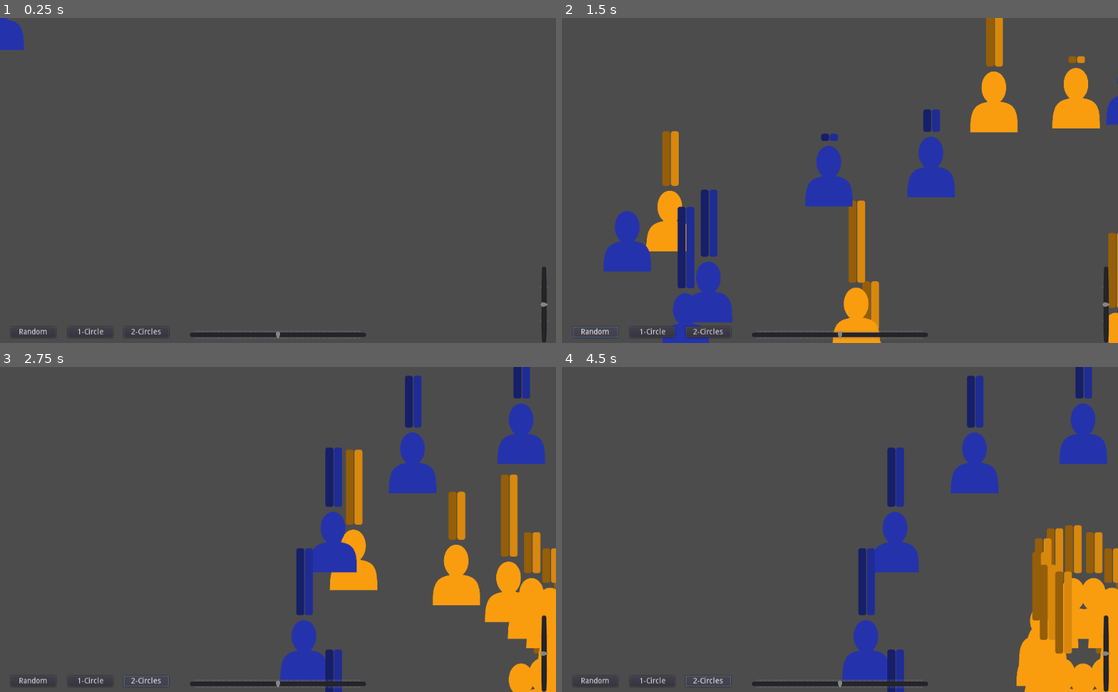
Above: before the commit, frames 1-4 (two rows, left to right).
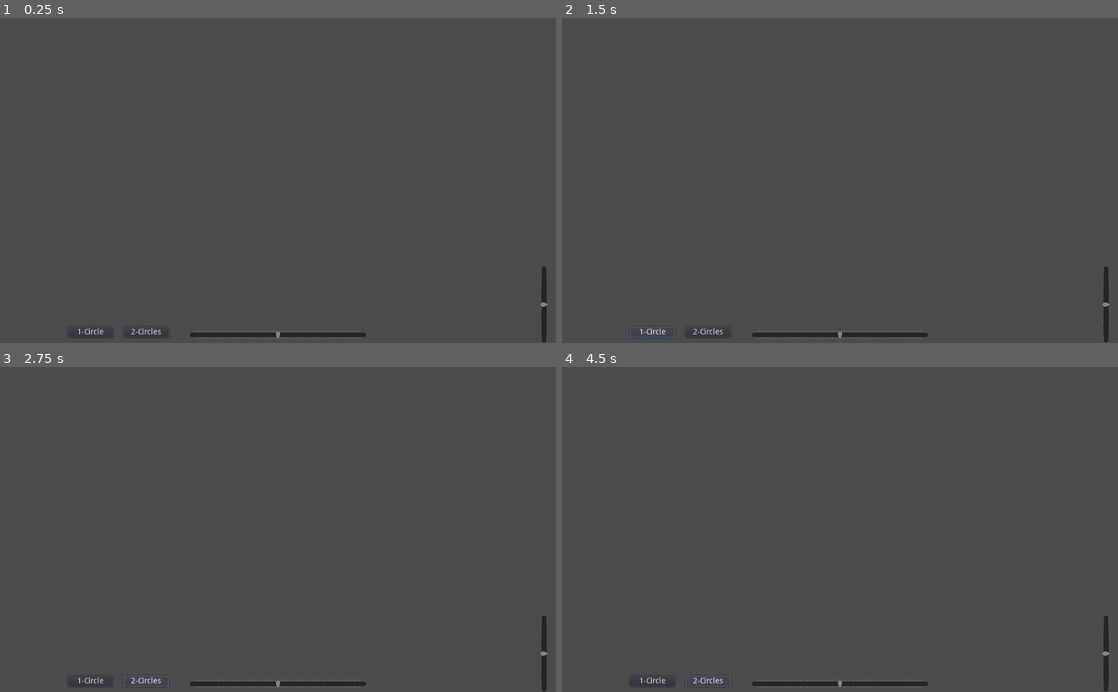
Above: after the commit, the same moments.

Repository: Maaack/Supply-and-Demand-Simulator
Game: Godot game, scene res://Scenes/Main/Main.tscn
Same seed, same stepped clock (60 frames per second), same inputs: the game is played once before the commit and once after it.
Inputs (mouse positions are in pixels of both pictures, inside the frame that each line leads up to):
- Up to frame 1 (0.25 s): no input
- Up to frame 2 (1.5 s): click (595, 333) at 0.5 s, where only the run before the commit has a clickable "Random"; click "1-Circle" at 1.25 s
- Up to frame 3 (2.75 s): click "2-Circles" at 2 s
- Up to frame 4 (4.5 s): click (595, 682) at 2.75 s, where only the run before the commit has a clickable "Random"; click "1-Circle" at 3.5 s; click "2-Circles" at 4.25 s

The runs differ from the first frame. In frame 1, 0.4% of the frame differs, in the area x 0-9%, y 0-98%; in frame 2, 13%; in frame 3, 14%, in the area x 3-100%, y 0-100%; in frame 4, 13%.
Error after the commit: Parse Error: Can't preload resource at path: res://Scenes/Characters/BaseCharacter.tscn (res://Scenes/World2D/World2D.gd:10)

Commit message:
INIT-03: Centers camera and removes random layout.

Diff:
--- a/Scenes/Characters/BaseCharacter.tscn
+++ b/Scenes/Characters/BaseCharacter.tscn
@@ -1,7 +1,7 @@
 [gd_scene load_steps=4 format=2]
 
 [ext_resource path="res://Scenes/UI/BasicBar/DoubleBarUI/DoubleBarUI.tscn" type="PackedScene" id=1]
-[ext_resource path="res://Assets/Sourced/Icons/character.png" type="Texture" id=2]
+[ext_resource path="res://Assets/Sourced/Icons/character_96x96.png" type="Texture" id=2]
 [ext_resource path="res://Scenes/Characters/BaseCharacter.gd" type="Script" id=3]
 
 [node name="BaseCharacter" type="Node2D"]
@@ -21,7 +21,6 @@
 margin_bottom = -62.2226
 
 [node name="Sprite" type="Sprite" parent="."]
-scale = Vector2( 0.25, 0.25 )
 texture = ExtResource( 2 )
 
 [node name="Tween" type="Tween" parent="."]
--- a/Scenes/Main/Main.gd
+++ b/Scenes/Main/Main.gd
@@ -5,9 +5,6 @@
 
 func _on_HSlider_value_changed(value : float):
 	world_2d.update_ratio(value / 100.0)
-
-func _on_RandomButton_pressed():
-	world_2d.update_layout(world_2d.CharacterLayout.RANDOM)
 
 func _on_OneCircleButton_pressed():
 	world_2d.update_layout(world_2d.CharacterLayout.CIRCLE)
--- a/Scenes/Main/Main.tscn
+++ b/Scenes/Main/Main.tscn
@@ -38,18 +38,6 @@
 value = 50.0
 rounded = true
 tick_count = 101
-__meta__ = {
-"_edit_use_anchors_": false
-}
-
-[node name="RandomButton" type="Button" parent="."]
-anchor_top = 1.0
-anchor_bottom = 1.0
-margin_left = 20.224
-margin_top = -30.2183
-margin_right = 103.224
-margin_bottom = -10.2183
-text = "Random"
 __meta__ = {
 "_edit_use_anchors_": false
 }
@@ -95,7 +83,6 @@
 }
 [connection signal="ready" from="HSlider" to="." method="_on_HSlider_ready"]
 [connection signal="value_changed" from="HSlider" to="." method="_on_HSlider_value_changed"]
-[connection signal="pressed" from="RandomButton" to="." method="_on_RandomButton_pressed"]
 [connection signal="pressed" from="OneCircleButton" to="." method="_on_OneCircleButton_pressed"]
 [connection signal="pressed" from="TwoCirclesButton" to="." method="_on_TwoCirclesButton_pressed"]
 [connection signal="value_changed" from="TimeVSlider" to="." method="_on_VSlider_value_changed"]
--- a/Scenes/World2D/World2D.gd
+++ b/Scenes/World2D/World2D.gd
@@ -1,7 +1,7 @@
 extends Node2D
 
 
-enum CharacterLayout{RANDOM, CIRCLE, DOUBLE_CIRCLE}
+enum CharacterLayout{CIRCLE, DOUBLE_CIRCLE}
 
 onready var travel_phase = $PhaseManager/Travel
 onready var return_phase = $PhaseManager/Return
@@ -12,7 +12,6 @@
 var character_count : int = 25
 var character_array : Array = []
 var character_layout_setting : int = CharacterLayout.CIRCLE
-var center_offset : Vector2 = Vector2(960, 520.0)
 var default_time_to : float = 1.0
 var time_scale : float = 1.0
 var default_step_time : float = 1.0
@@ -24,10 +23,6 @@
 		return
 	return default_time_to/time_scale
 
-func set_character_position_to_random(character : BaseCharacter):
-	var new_x : float = rand_range(100.0, 1820.0)
-	var new_y : float = rand_range(100.0, 980.0)
-	character.set_home(Vector2(new_x, new_y))
 
 func set_character_position_to_circle(character : BaseCharacter):
 	var radius : float = 400.0
@@ -35,7 +30,7 @@
 	if character_index == -1:
 		return
 	var a : float = character_index * 2 * PI / character_count
-	var new_vector : Vector2 = Vector2(sin(a), cos(a)) * radius + center_offset
+	var new_vector : Vector2 = Vector2(sin(a), cos(a)) * radius
 	character.set_home(new_vector)
 
 func set_character_position_to_double_circle(character : BaseCharacter):
@@ -52,13 +47,12 @@
 		character_delta = character_index - get_buyer_count()
 		role_count = character_count - buyer_count
 	var a : float = character_delta * 2 * PI / role_count
-	var new_vector : Vector2 = Vector2(sin(a), cos(a)) * radius + center_offset
+	var new_vector : Vector2 = Vector2(sin(a), cos(a)) * radius
 	character.set_home(new_vector)
 
 func add_character():
 	var base_character_instance : BaseCharacter = base_character_scene.instance()
 	add_child(base_character_instance)
-	set_character_position_to_random(base_character_instance)
 	character_array.append(base_character_instance)
 	return base_character_instance
 
@@ -108,8 +102,6 @@
 func _update_character_positions():
 	for character in character_array:
 		match(character_layout_setting):
-			CharacterLayout.RANDOM:
-				set_character_position_to_random(character)
 			CharacterLayout.CIRCLE:
 				set_character_position_to_circle(character)
 			CharacterLayout.DOUBLE_CIRCLE:
--- a/Scenes/World2D/World2D.tscn
+++ b/Scenes/World2D/World2D.tscn
@@ -20,5 +20,8 @@
 [node name="Return" parent="PhaseManager" instance=ExtResource( 2 )]
 
 [node name="Adjust" parent="PhaseManager" instance=ExtResource( 2 )]
+
+[node name="Camera2D" type="Camera2D" parent="."]
+current = true
 [connection signal="timeout" from="StartUpDelay" to="." method="_on_StartUpDelay_timeout"]
 [connection signal="timeout" from="SimulateStep" to="." method="_on_SimulateStep_timeout"]
